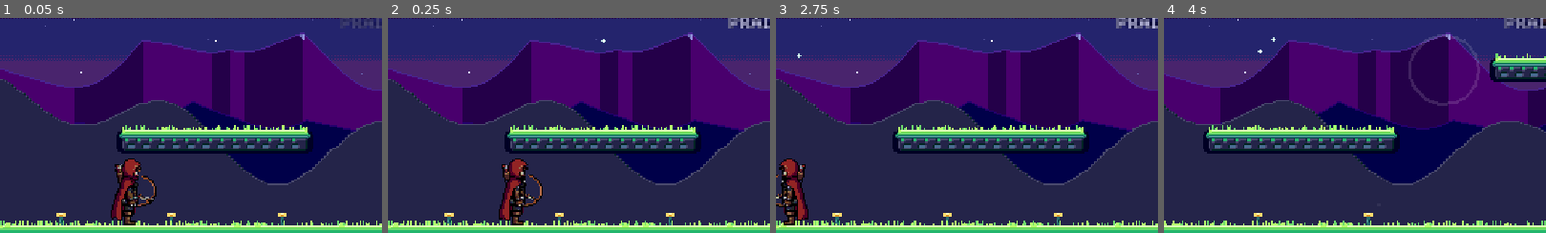
Above: before the commit, frames 1-4 (left to right).
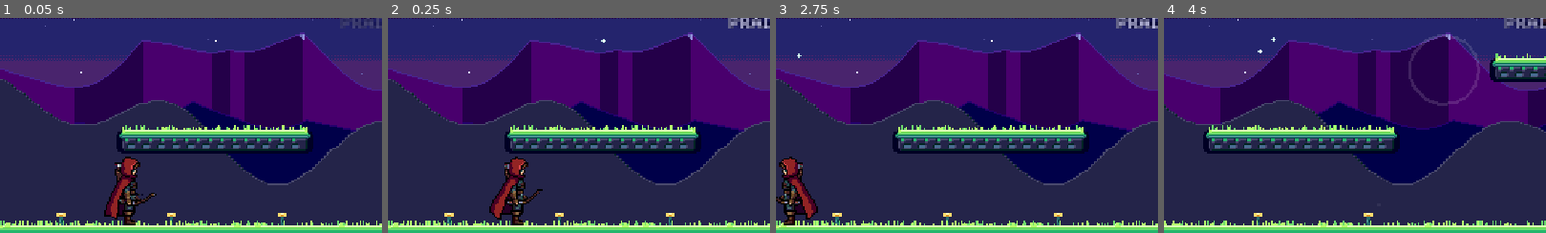
Above: after the commit, the same moments.

Repository: Monguit0/PIP-SLIME-GODOT
Game: Godot game, scene res://scenes/main.tscn
The game is run twice, just before and just after one commit, with the same random seed, the same clock (stepped at 60 frames per second) and the same inputs.
Inputs:
- Up to frame 1 (0.05 s): no input
- Up to frame 2 (0.25 s): no input
- Up to frame 3 (2.75 s): hold X (atacar) 0.53-1.28 s; hold Right (derecha) 0.53-2.03 s; tap Space (saltar) at 0.77, 1.52 s; tap Shift (especial) at 1.35 s; hold Left (izquierda) from 2.03 s (still down); tap R (reiniciar) at 2.1 s
- Up to frame 4 (4 s): release Left (izquierda) at 2.78 s; hold Right (derecha) from 2.78 s (still down); tap Z at 2.85 s; tap Space (saltar) at 3.02, 3.77 s; tap K at 3.6 s
The pictures show only the part of the screen within x 0-50%, y 41-91%; the shares and areas given below are measured in that part.

The runs differ from the first frame. In frame 1, 1.7% of the frame differs, in the area x 27-41%, y 64-96%; in frame 2, 1.7%, in the area x 26-41%, y 64-96%; in frame 3, 1.6%; in frame 4, nothing differs.

Commit message:
Quieto regenerado con arco de madera y correr con el arco en todos los cuadros
- idle: nueva animación de PixelLab con un arco real (no un aro), en loop ida y vuelta 0-1-2-1 a 5 fps.
- run: los cuadros 3 y 6 no tenían arco; se les pega el arco del cuadro 2 alineado a la mano.

Co-Authored-By: Claude Opus 5.5 <noreply@anthropic.com>
Claude-Session: https://claude.ai/code/session_01Ei4JdnCu4YgE3Dnq9TvGQ8

Diff:
--- a/scripts/player.gd
+++ b/scripts/player.gd
@@ -101,7 +101,7 @@
 func _build_frames() -> SpriteFrames:
 	var sf := SpriteFrames.new()
 	sf.remove_animation("default")
-	var anims := {"idle": 6.0, "run": 12.0, "jump": 12.0, "fall": 6.0, "shoot": 18.0, "aim": 10.0, "release": 18.0, "hurt": 14.0, "dash": 18.0, "death": 10.0}
+	var anims := {"idle": 5.0, "run": 12.0, "jump": 12.0, "fall": 6.0, "shoot": 18.0, "aim": 10.0, "release": 18.0, "hurt": 14.0, "dash": 18.0, "death": 10.0}
 	for anim in anims:
 		sf.add_animation(anim)
 		sf.set_animation_speed(anim, anims[anim])
Binary file changed: assets/sprites/pip/idle/frame_000.png
Binary file changed: assets/sprites/pip/idle/frame_001.png
Binary file changed: assets/sprites/pip/idle/frame_002.png
Binary file changed: assets/sprites/pip/idle/frame_003.png
Binary file changed: assets/sprites/pip/run/frame_002.png
Binary file changed: assets/sprites/pip/run/frame_005.png
